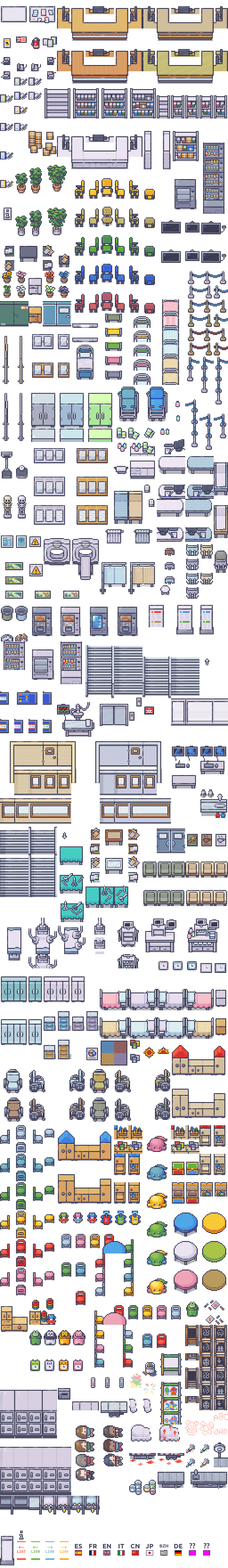
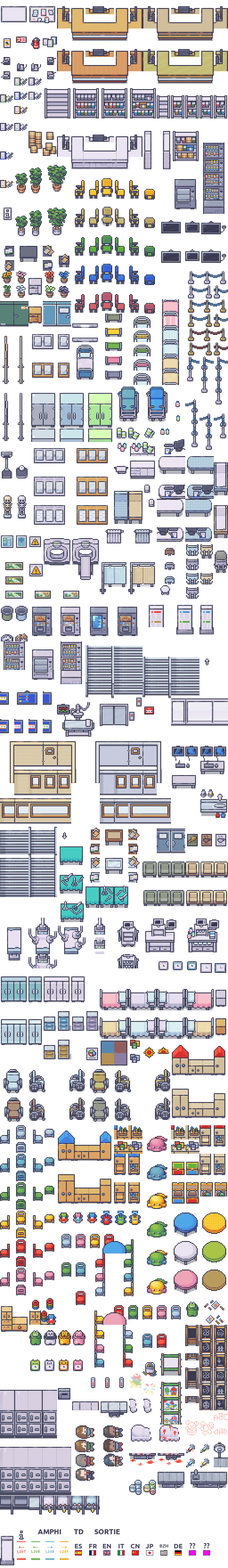
Layers edited between the first and the second (228, 1568) image:
added layer "Directions text" above "Directions text shadow" over [37, 1529, 121, 1535]
added layer "Directions text shadow" above "L207" over [37, 1529, 120, 1535]
